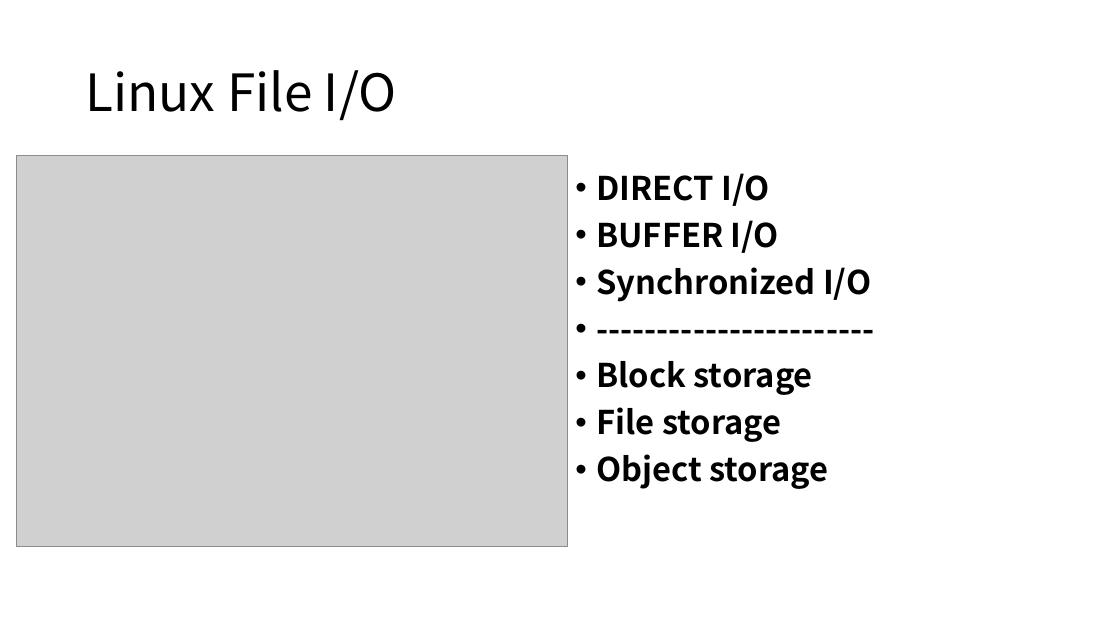
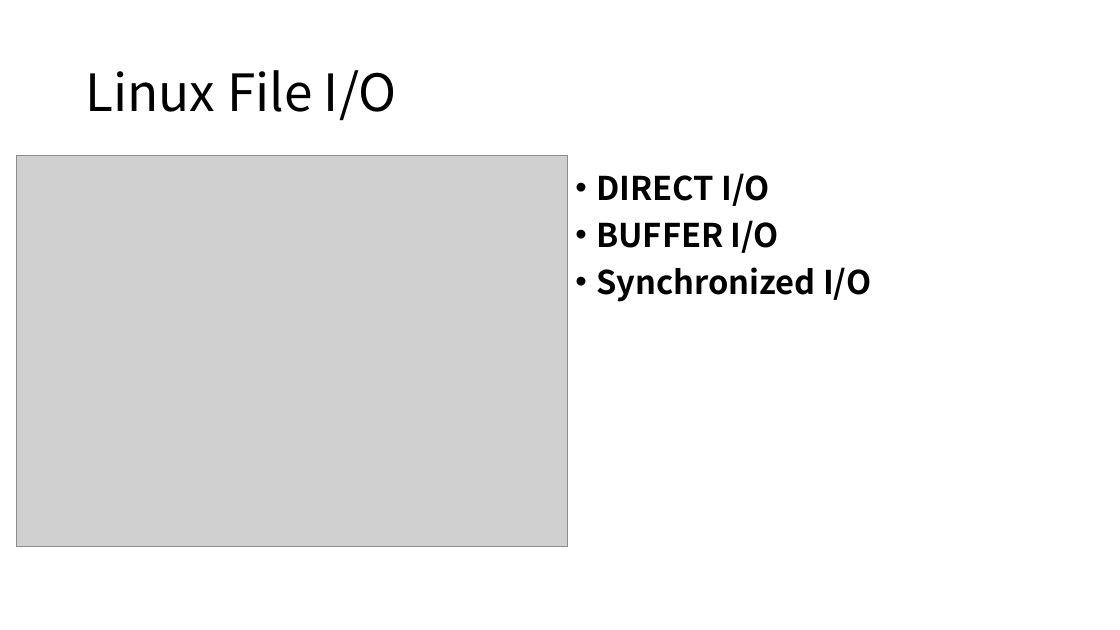
Before and after one commit to yummyliu/papers, a slide deck: slide 4 of pg-buffer.pptx. Drawn at 1120x630 pixels with LibreOffice and Linux fonts; fonts in the diff are those of the drawing; grey boxes stand for pictures. Boxes give left, top, right and bottom in pixels: in the first picture for what was removed or moved away, otherwise in the second. Text is boxed around its words. In the diff, an @@ line names an element or a change of style, - is before the commit and + after.

```diff
--- a/pg-buffer.pptx
+++ b/pg-buffer.pptx
@@ text at (596, 361, 828, 489): paragraphs removed @@
-• -----------------------
-• Block storage
-• File storage
-• Object storage
```
Also in this commit, not shown: 1 other slide changed, 5 slides added, 3 slides removed.
